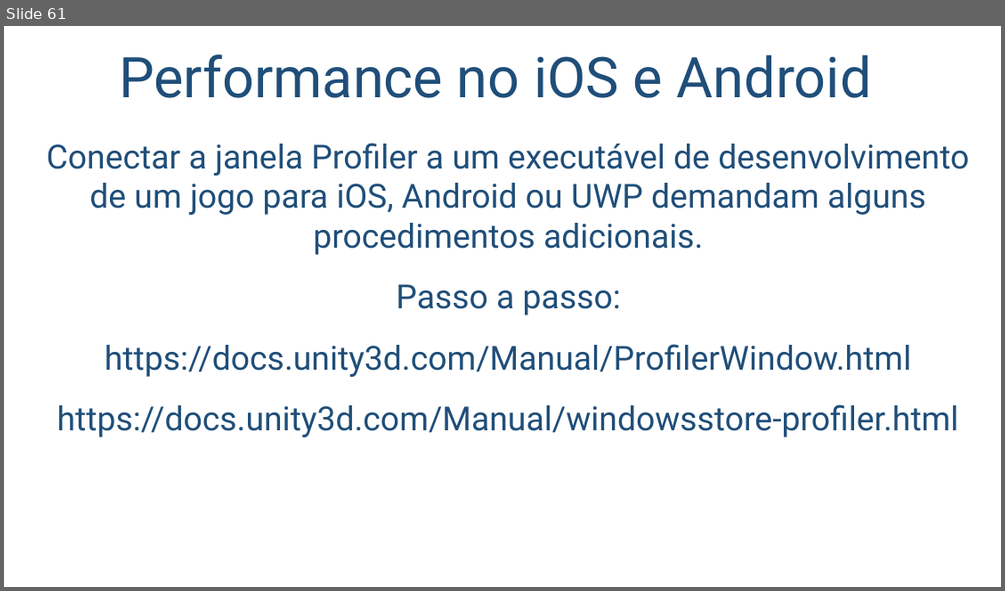
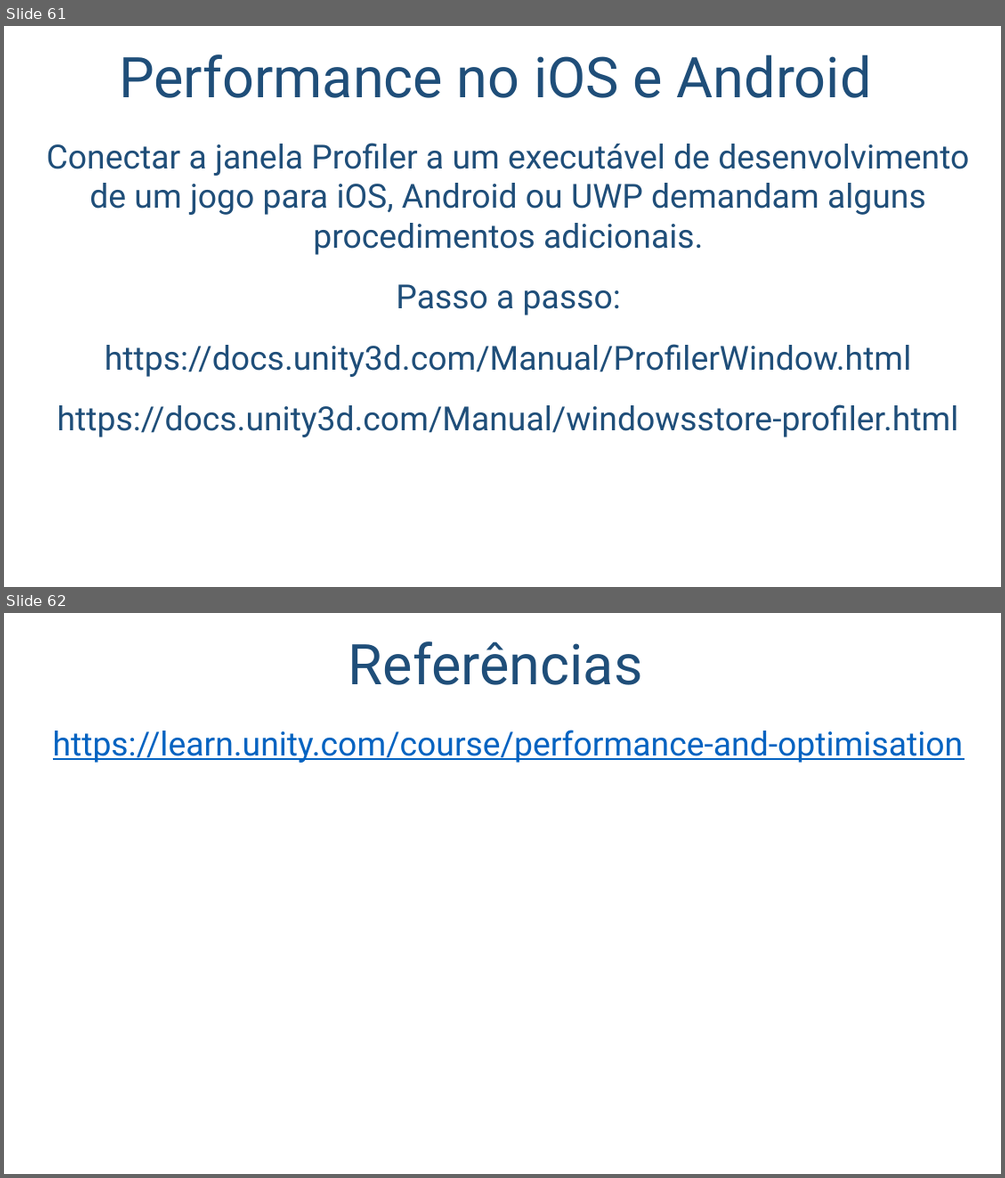
Before and after one commit to salmo-jr/public-slides, a slide deck: game-testing.pptx. Shown one above the other, each under a label of ours: slide 61 before the commit, slides 61 and 62 after it. The pictures are 1005x591 and 1005x1178 pixels, drawn with LibreOffice and Linux fonts; fonts in the diff are those of the drawing; background and template pictures are left out. Boxes give left, top, right and bottom in pixels: in the first picture for what was removed or moved away, otherwise in the second. Text is boxed around its words. In the diff, an @@ line names an element or a change of style, - is before the commit and + after.

Commit message:
inserção de referências e pequenas correções no texto

```diff
--- a/game-testing.pptx
+++ b/game-testing.pptx
@@ slide 62 added at (4,613,1001,1174), background picture (left out) @@
@@ title added at (348,641,643,685), 54 pt, text #1F4E79 @@
+Referências
@@ text added at (53,730,963,763), 32 pt, text #0563C1, underline @@
+https://learn.unity.com/course/performance-and-optimisation
```
Also in this commit, not shown: 2 slides changed.
